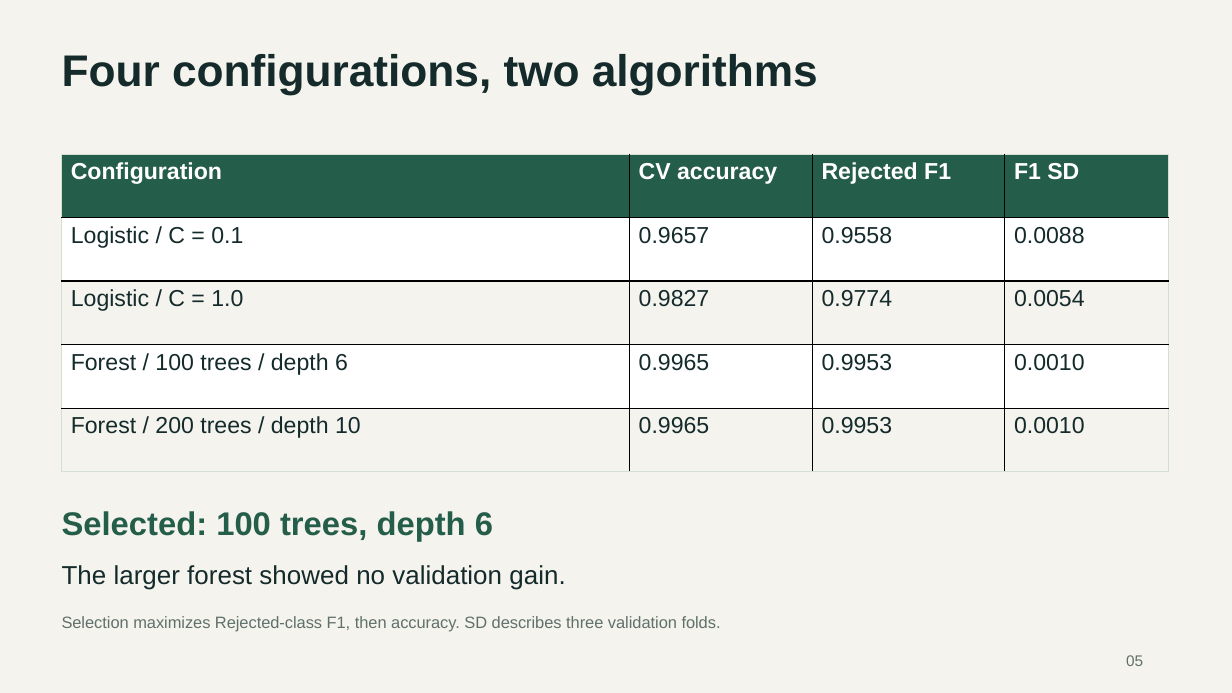
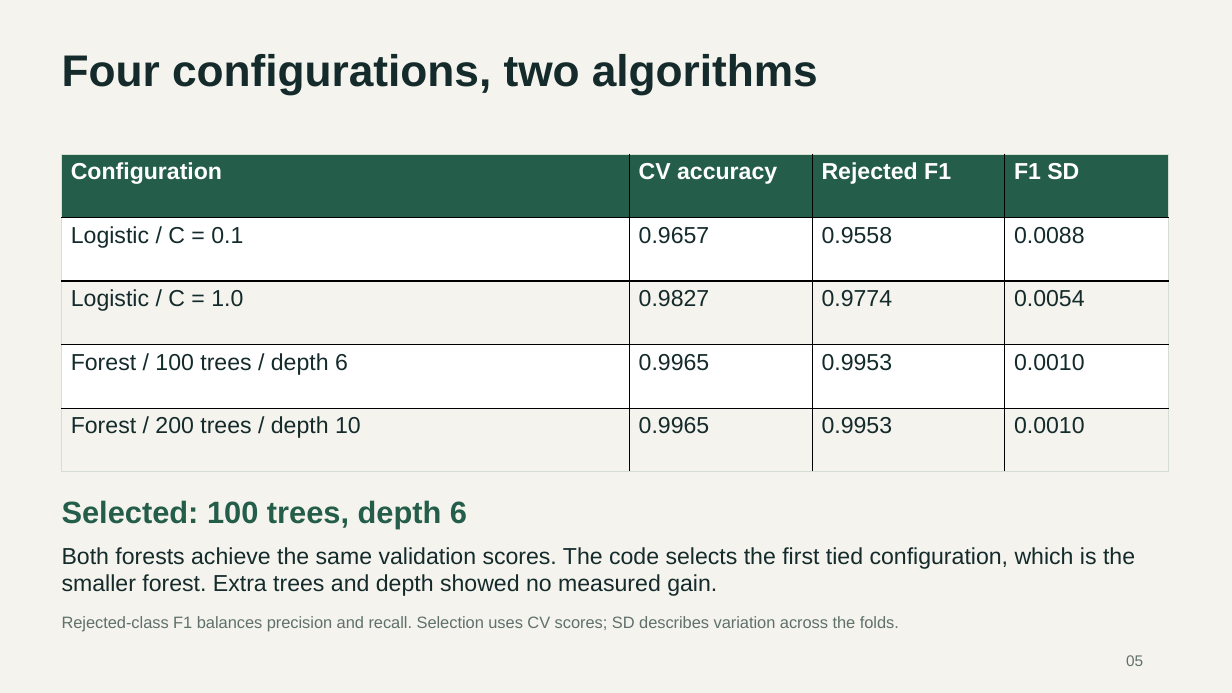
Before and after one commit to Puneet-gulia/loan-approval-mlops, a slide deck: slide 5 of docs/Loan_Approval_Presentation.pptx. Drawn at 1232x693 pixels with LibreOffice and Linux fonts; fonts in the diff are those of the drawing. Boxes give left, top, right and bottom in pixels: in the first picture for what was removed or moved away, otherwise in the second. Text is boxed around its words. In the diff, an @@ line names an element or a change of style, - is before the commit and + after.

```diff
--- a/docs/Loan_Approval_Presentation.pptx
+++ b/docs/Loan_Approval_Presentation.pptx
@@ text "Selected: 100 trees, depth 6": place and size @@
-text "Selected: 100 trees, depth 6" at bbox=[62, 511, 493, 541]
+text "Selected: 100 trees, depth 6" at bbox=[62, 500, 467, 529]
@@ text "Selected: 100 trees, depth 6" at bbox=[62, 500, 467, 529]: size 25.5 to 24 pt @@
@@ text at bbox=[62, 547, 1135, 596]: text changed; size 20.2 to 18 pt @@
-The larger forest showed no validation gain.
+Both forests achieve the same validation scores. The code selects the first tied configuration, which is the smaller forest. Extra trees and depth showed no measured gain.
@@ text at bbox=[62, 616, 899, 632]: text changed @@
-Selection maximizes Rejected-class F1, then accuracy. SD describes three validation folds.
+Rejected-class F1 balances precision and recall. Selection uses CV scores; SD describes variation across the folds.
```
Also in this commit, not shown: 11 other slides changed, 3 other files.
